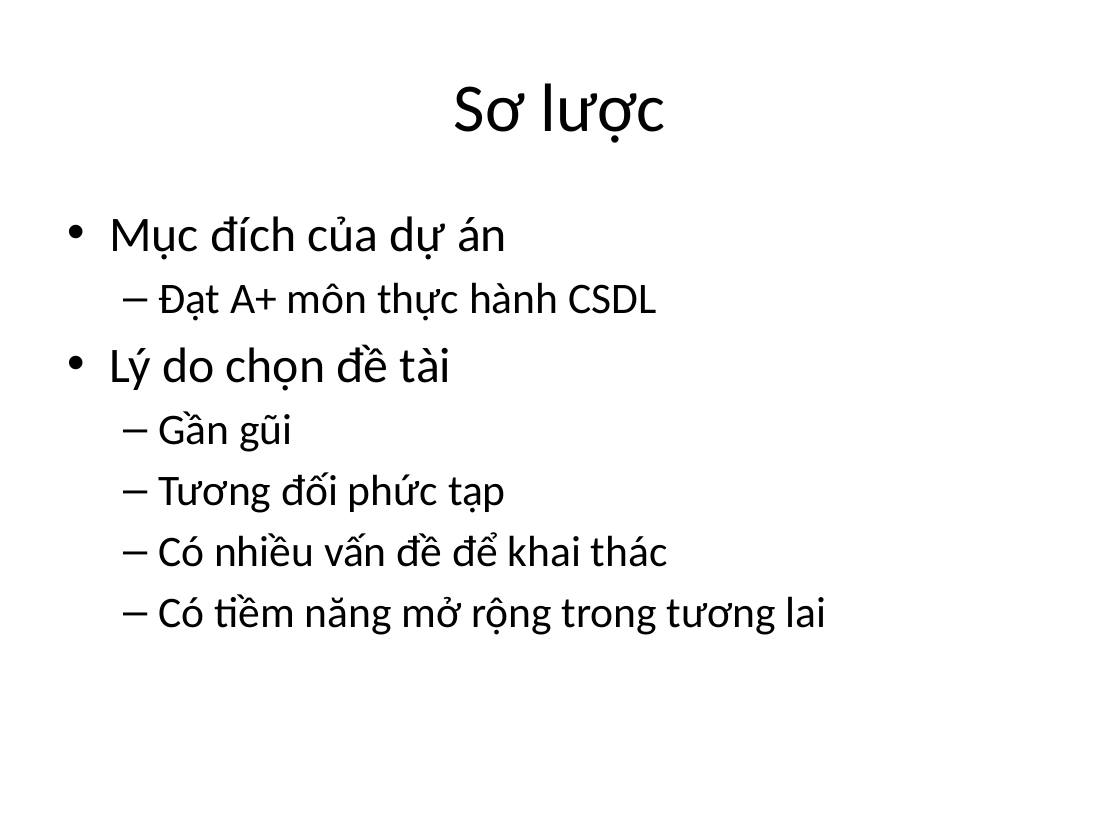
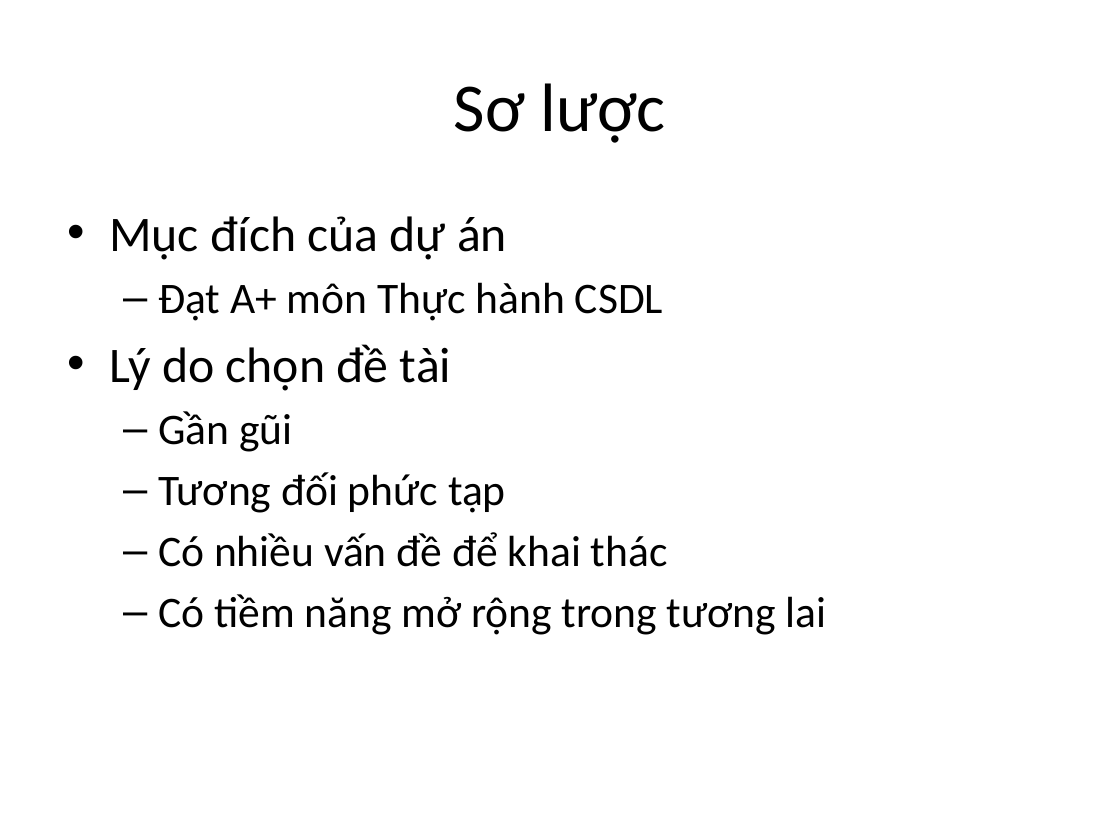
Before and after one commit to manhnd52/HustParkingLot, a slide deck: slide 3 of readme/slide.pptx. Drawn at 1120x840 pixels with LibreOffice and Linux fonts; fonts in the diff are those of the drawing. Boxes give left, top, right and bottom in pixels: in the first picture for what was removed or moved away, otherwise in the second. Text is boxed around its words. In the diff, an @@ line names an element or a change of style, - is before the commit and + after.

```diff
--- a/readme/slide.pptx
+++ b/readme/slide.pptx
@@ text at [158,282,663,321]: text changed @@
-  – Đạt A+ môn thực hành CSDL
+  – Đạt A+ môn Thực hành CSDL
```
Also in this commit, not shown: 11 other slides changed, 17 slides added, 7 slides removed, 1 other file.
